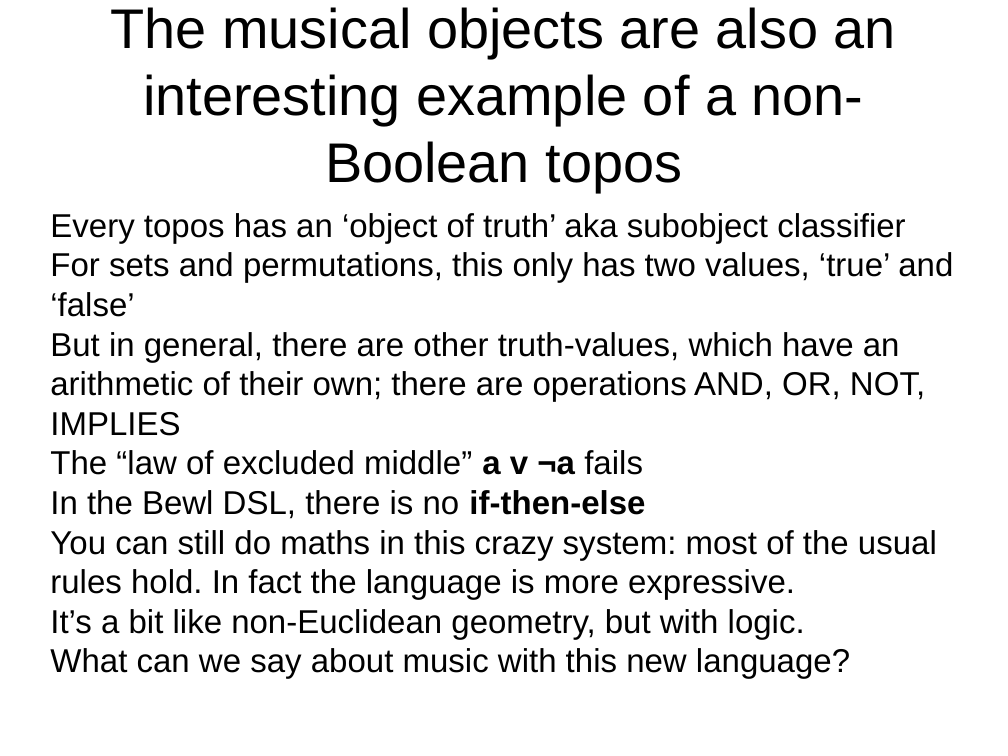
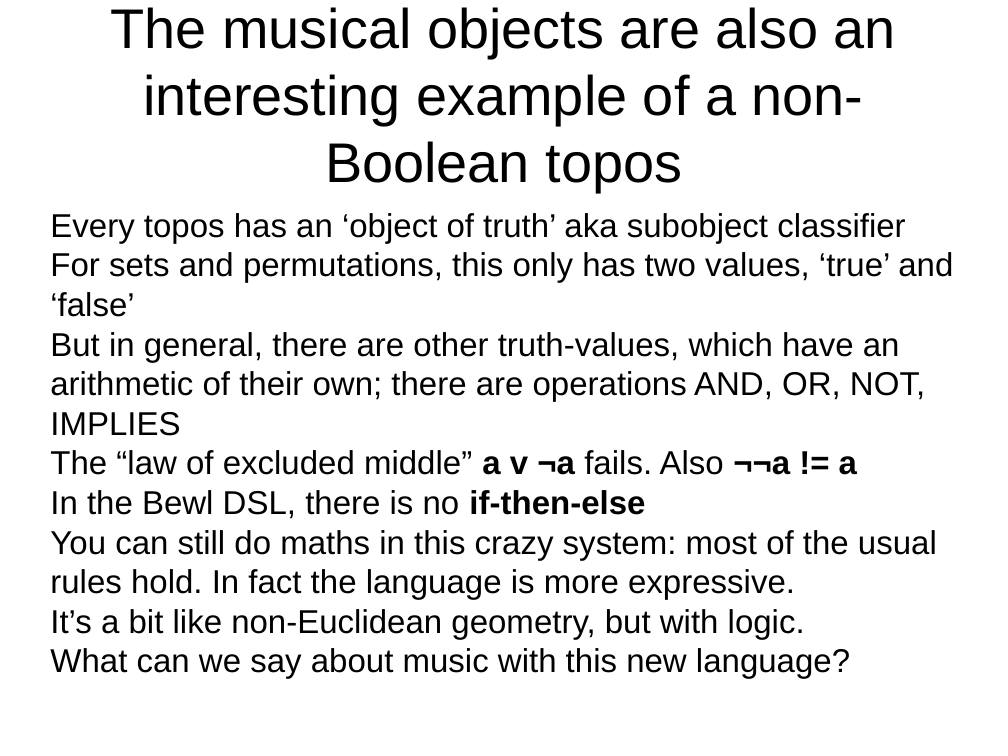
Before and after one commit to fdilke/bewl, a slide deck: slide 7 of notes/BewlSpeedup.pptx. Drawn at 1008x756 pixels with LibreOffice and Linux fonts; fonts in the diff are those of the drawing. Boxes give left, top, right and bottom in pixels: in the first picture for what was removed or moved away, otherwise in the second. Text is boxed around its words. In the diff, an @@ line names an element or a change of style, - is before the commit and + after.

```diff
--- a/notes/BewlSpeedup.pptx
+++ b/notes/BewlSpeedup.pptx
@@ text at box(50, 450, 857, 475): text changed @@
-The “law of excluded middle” a v ¬a fails
+The “law of excluded middle” a v ¬a fails. Also ¬¬a != a
```
Also in this commit, not shown: 3 other slides changed.
